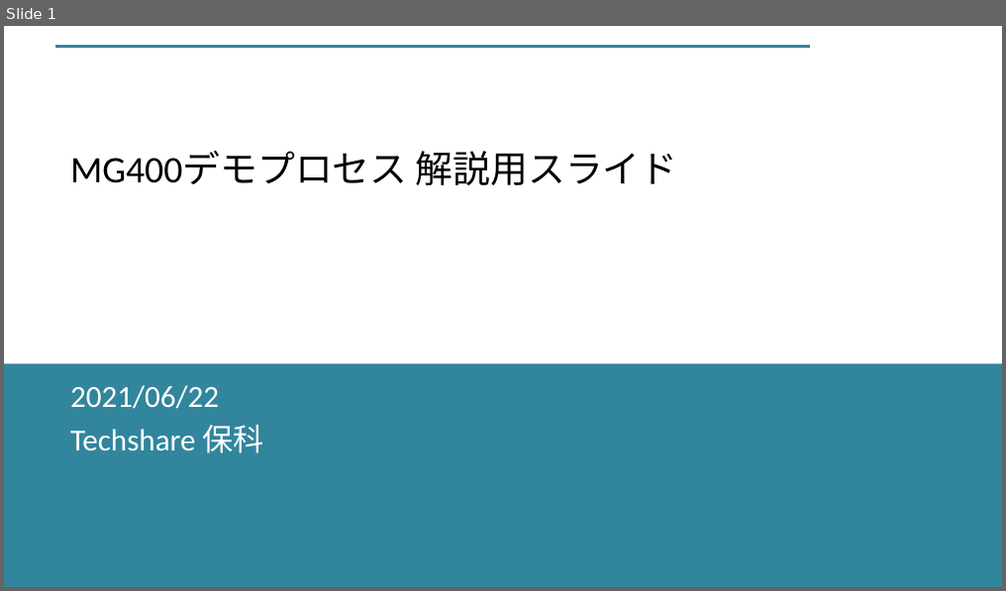
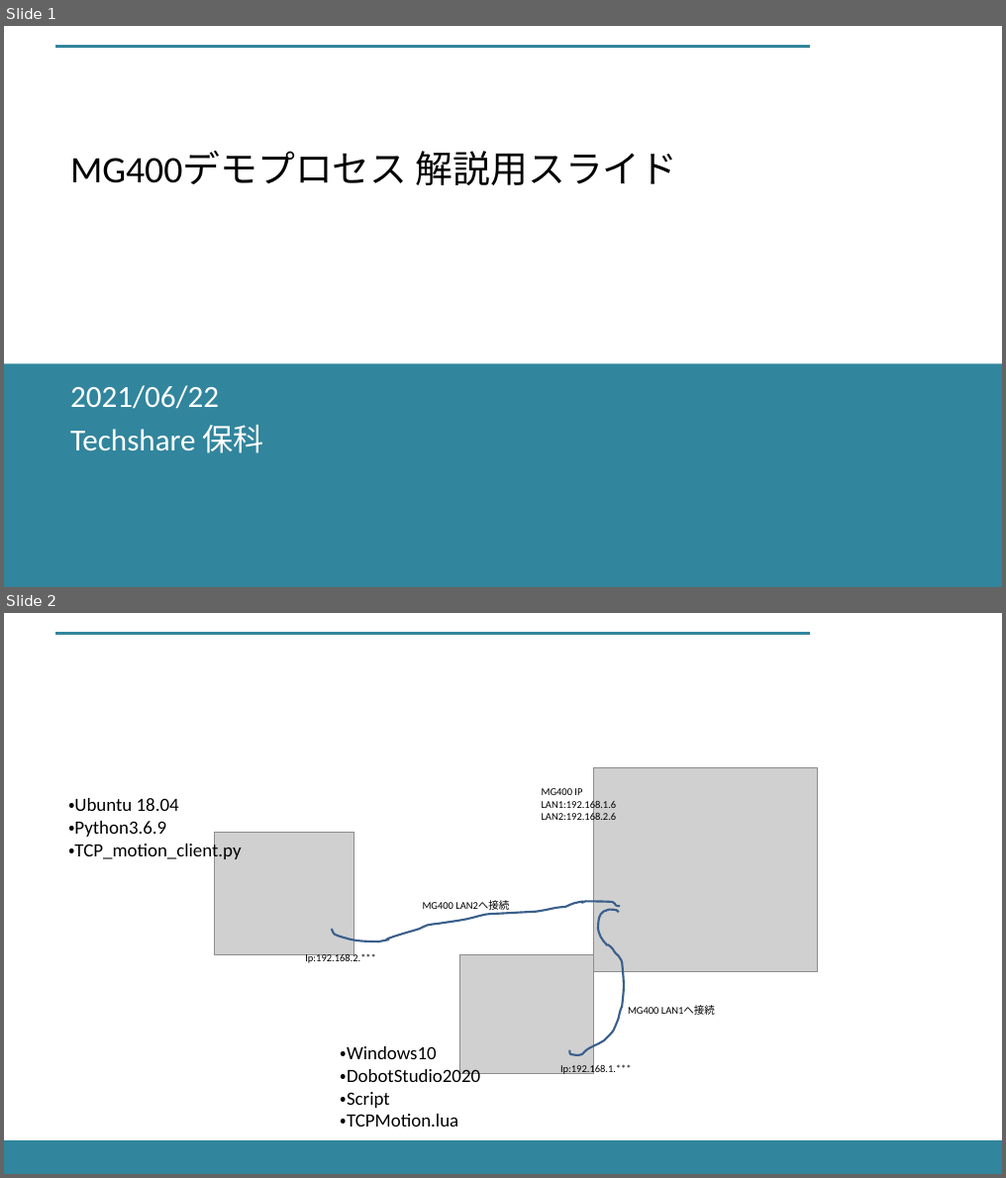
Before and after one commit to TechShare-inc/MG400_Samples, a slide deck: 解説用スライド.pptx. Shown one above the other, each under a label of ours: slide 1 before the commit, slides 1 and 2 after it. The pictures are 1006x591 and 1006x1178 pixels, drawn with LibreOffice and Linux fonts; fonts in the diff are those of the drawing; grey boxes stand for pictures; background and template pictures are left out. Boxes give left, top, right and bottom in pixels: in the first picture for what was removed or moved away, otherwise in the second. Text is boxed around its words. In the diff, an @@ line names an element or a change of style, - is before the commit and + after.

```diff
--- a/解説用スライド.pptx
+++ b/解説用スライド.pptx
@@ slide 2 added at box(4, 613, 1002, 1174), background #FFFFFF; not listed: 1 template element that a slide beside it also shows @@
@@ text added at box(542, 788, 617, 824), 10 pt, text #000000 @@
+MG400 IP
+LAN1:192.168.1.6
+LAN2:192.168.2.6
@@ picture added at box(594, 768, 818, 971) @@
@@ text added at box(68, 798, 242, 861), 18 pt, text #000000 @@
+・Ubuntu 18.04
+・Python3.6.9
+・TCP_motion_client.py
@@ picture added at box(214, 833, 353, 956) @@
@@ freeform shape added at box(332, 901, 620, 942), outline #3A5F8C 2 pt @@
@@ text added at box(423, 900, 509, 910), 10 pt, text #000000 @@
+MG400 LAN2へ接続
@@ freeform shape added at box(570, 909, 624, 1056), outline #3A5F8C 2 pt @@
@@ text added at box(305, 953, 376, 963), 10 pt, text #000000 @@
+Ip:192.168.2.***
@@ picture added at box(459, 956, 594, 1073) @@
@@ text added at box(628, 1006, 715, 1015), 10 pt, text #000000 @@
+MG400 LAN1へ接続
@@ text added at box(341, 1047, 481, 1127), 18 pt, text #000000 @@
+・Windows10
+・DobotStudio2020
+・Script
+・TCPMotion.lua
@@ text added at box(560, 1063, 632, 1075), 10 pt, text #000000 @@
+Ip:192.168.1.***
@@ rectangle added at box(4, 1143, 1002, 1174), fill #31859C, outline #31859C 2 pt @@
```
Also in this commit, not shown: 1 other slide added, 1 slide removed.
